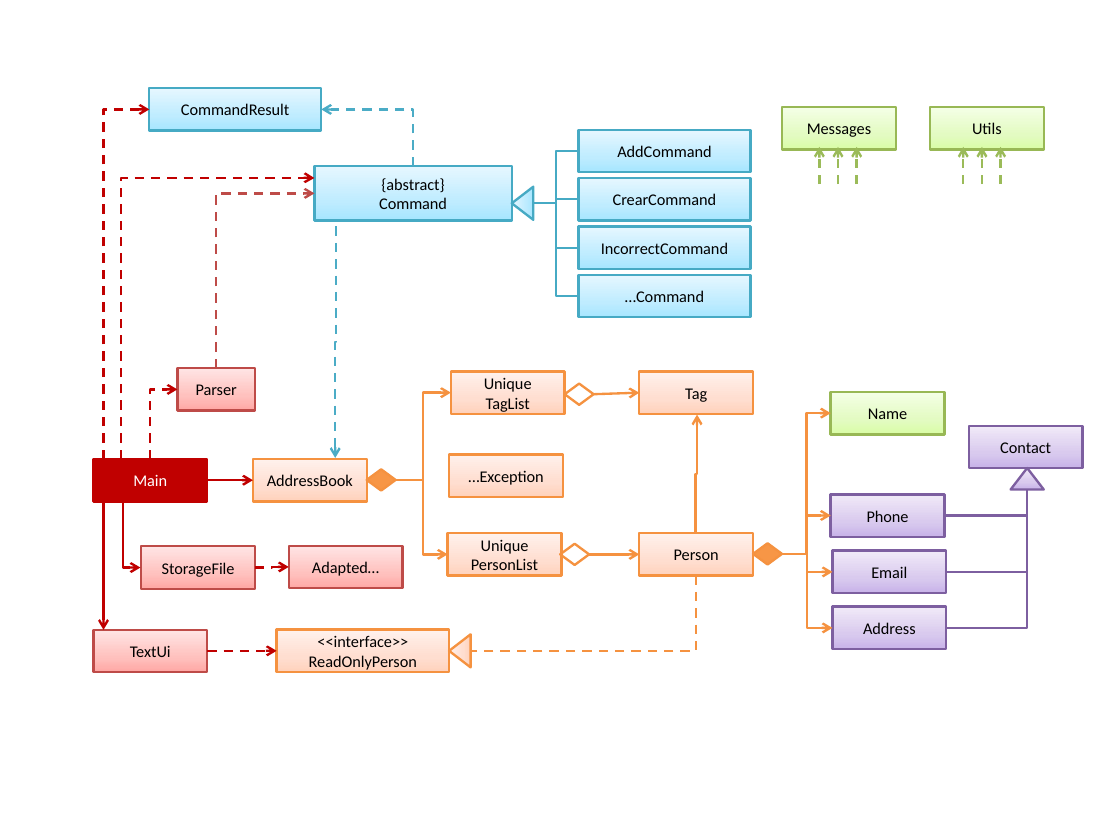
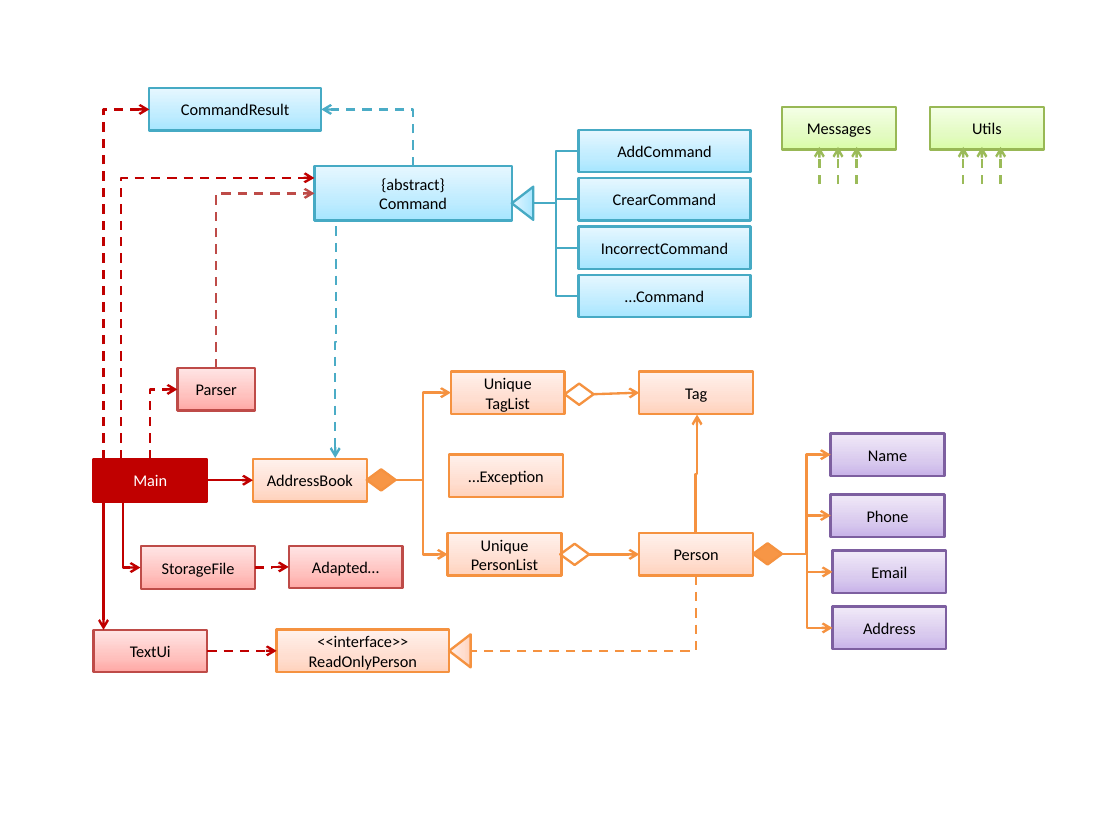
Before and after one commit to se-edu/addressbook-level2, a slide deck: slide 2 of doc/Diagrams.pptx. Drawn at 1120x840 pixels with LibreOffice and Linux fonts; fonts in the diff are those of the drawing. Boxes give left, top, right and bottom in pixels: in the first picture for what was removed or moved away, otherwise in the second. Text is boxed around its words. In the diff, an @@ line names an element or a change of style, - is before the commit and + after.

Commit message:
Remove Contact class from class diagram

```diff
--- a/doc/Diagrams.pptx
+++ b/doc/Diagrams.pptx
@@ rectangle "Name": place and size @@
-rectangle "Name" at (831, 392, 945, 435)
+rectangle "Name" at (831, 433, 945, 476)
@@ rectangle "Name" at (831, 433, 945, 476): fill gradient #DAFDA7 to #E4FCC2 to #F5FFE7 to gradient #C9B5E8 to #D8CBEE to #F0EAF9; outline #98B955 1.5 pt to #7D60A0 1.5 pt @@
@@ rectangle removed at (969, 426, 1083, 467) @@
-Contact
@@ elbow arrow moved from (782, 554) - (831, 413) to (782, 554) - (831, 455) @@
@@ triangle removed at (1010, 468, 1044, 489) @@
@@ elbow line removed from (1027, 489) to (944, 515) @@
@@ elbow line removed from (1027, 489) to (946, 572) @@
@@ elbow line removed from (1027, 489) to (946, 628) @@
```
Also in this commit, not shown: 1 other slide changed, 1 other file.
